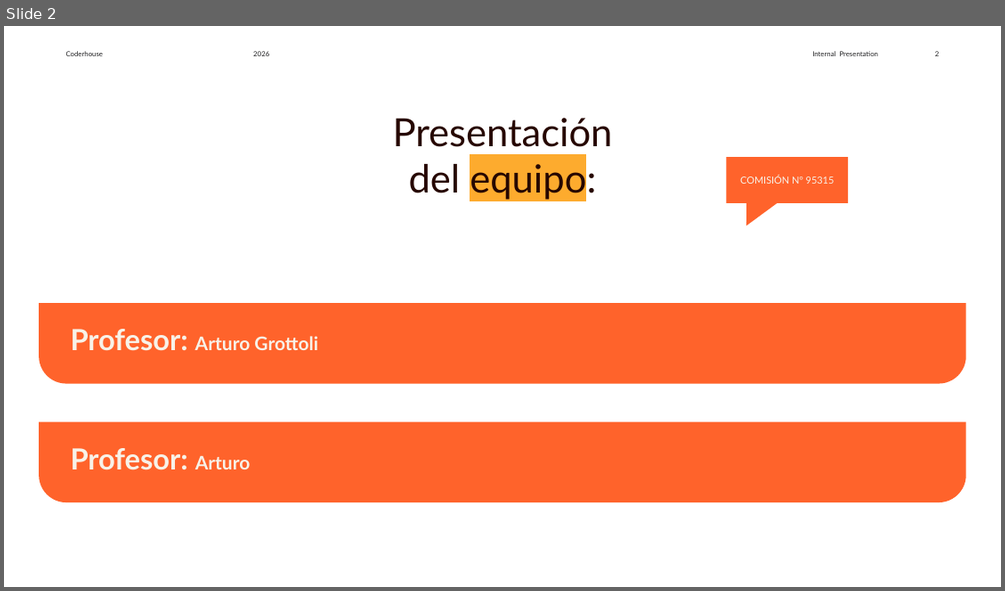
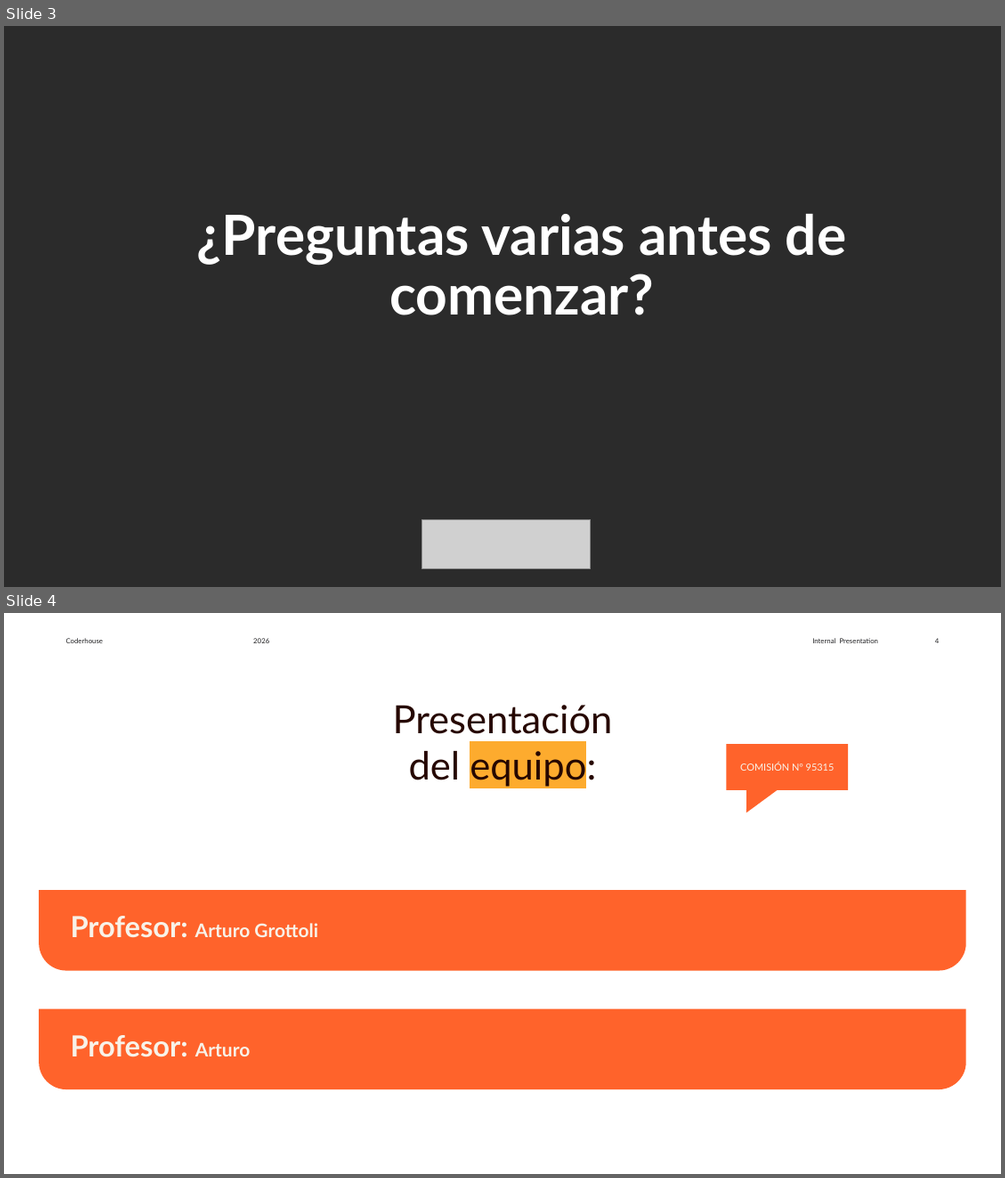
Before and after one commit to Arturogrottoli/data-Science-1, a slide deck: Clase01/Unidad 1 Transformacion Digital en la Industria 4.0.pptx. Shown one above the other, each under a label of ours: slide 2 before the commit, slides 3 and 4 after it. The pictures are 1005x591 and 1005x1178 pixels, drawn with LibreOffice and Linux fonts; fonts in the diff are those of the drawing; grey boxes stand for pictures; background and template pictures are left out; a plain dark background stands for a picture behind light text. Boxes give left, top, right and bottom in pixels: in the first picture for what was removed or moved away, otherwise in the second. Text is boxed around its words. In the diff, an @@ line names an element or a change of style, - is before the commit and + after.

```diff
--- a/Clase01/Unidad 1 Transformacion Digital en la Industria 4.0.pptx
+++ b/Clase01/Unidad 1 Transformacion Digital en la Industria 4.0.pptx
@@ slide 3 added at (x1=4, y1=26, x2=1001, y2=587), background picture (left out) @@
@@ text added at (x1=197, y1=214, x2=847, y2=315), 53.3 pt, text #FFFFFF, bold @@
+¿Preguntas varias antes de comenzar?
@@ picture added at (x1=422, y1=520, x2=591, y2=569) @@
@@ what was slide 2 is now slide 4 @@
```
Also in this commit, not shown: 2 other slides added, 1 slide removed, 1 other file.
